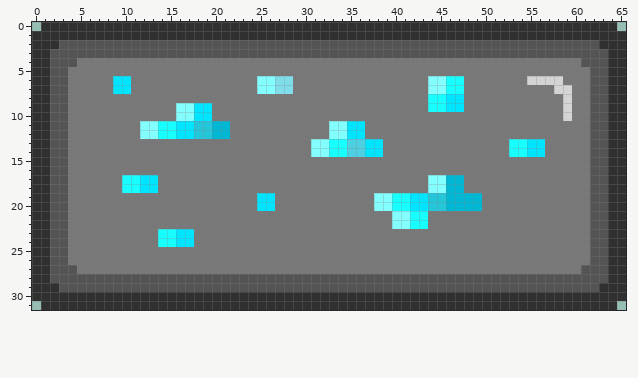
A sprite sheet gets an edit: resources/images/themes/minecraft/blocks/block5.png. The picture above is the old version.
The file is 66x32 pixels. Colours within 5 levels of each other are drawn and written as one.
Now the later version:
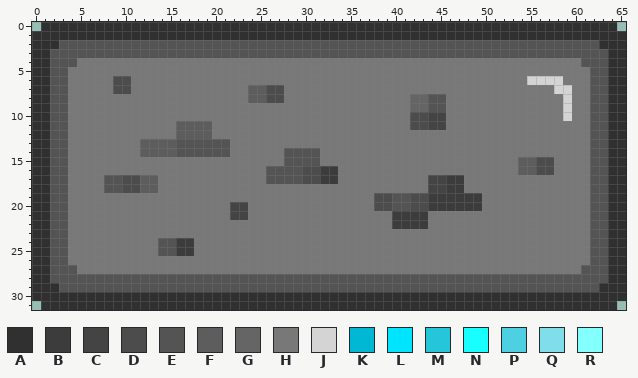
Palette (. is transparent): A #303030  B #3c3c3c  C #444444  D #4c4c4c  E #545454  F #5d5d5d  G #656565  H #787878  J #d4d4d4  K #00b8d4  L #00e5ff  M #26c6da  N #18ffff  P #4dd0e1  Q #80deea  R #84ffff
What changed:
@@ x 0..65 @@
  5 AAEEHHHHHHHHHHHHHHHHHHHHHHHHHHHHHHHHHHHHHHHHHHHHHHHHHHHHHHHHHHEEAA
- 6 AAEEHHHHHLLHHHHHHHHHHHHHHRRQQHHHHHHHHHHHHHHHRRNNHHHHHHHJJJJHHHEEAA
- 7 AAEEHHHHHLLHHHHHHHHHHHHHHRRQQHHHHHHHHHHHHHHHRRNNHHHHHHHHHHJJHHEEAA
- 8 AAEEHHHHHHHHHHHHHHHHHHHHHHHHHHHHHHHHHHHHHHHHNNLLHHHHHHHHHHHJHHEEAA
- 9 AAEEHHHHHHHHHHHHRRLLHHHHHHHHHHHHHHHHHHHHHHHHNNLLHHHHHHHHHHHJHHEEAA
-10 AAEEHHHHHHHHHHHHRRLLHHHHHHHHHHHHHHHHHHHHHHHHHHHHHHHHHHHHHHHJHHEEAA
-11 AAEEHHHHHHHHRRNNLLMMKKHHHHHHHHHHHRRLLHHHHHHHHHHHHHHHHHHHHHHHHHEEAA
-12 AAEEHHHHHHHHRRNNLLMMKKHHHHHHHHHHHRRLLHHHHHHHHHHHHHHHHHHHHHHHHHEEAA
-13 AAEEHHHHHHHHHHHHHHHHHHHHHHHHHHHRRNNPPLLHHHHHHHHHHHHHHNNLLHHHHHEEAA
-14 AAEEHHHHHHHHHHHHHHHHHHHHHHHHHHHRRNNPPLLHHHHHHHHHHHHHHNNLLHHHHHEEAA
-15 AAEEHHHHHHHHHHHHHHHHHHHHHHHHHHHHHHHHHHHHHHHHHHHHHHHHHHHHHHHHHHEEAA
-16 AAEEHHHHHHHHHHHHHHHHHHHHHHHHHHHHHHHHHHHHHHHHHHHHHHHHHHHHHHHHHHEEAA
-17 AAEEHHHHHHNNLLHHHHHHHHHHHHHHHHHHHHHHHHHHHHHHRRKKHHHHHHHHHHHHHHEEAA
-18 AAEEHHHHHHNNLLHHHHHHHHHHHHHHHHHHHHHHHHHHHHHHRRKKHHHHHHHHHHHHHHEEAA
-19 AAEEHHHHHHHHHHHHHHHHHHHHHLLHHHHHHHHHHHRRNNLLMMKKKKHHHHHHHHHHHHEEAA
-20 AAEEHHHHHHHHHHHHHHHHHHHHHLLHHHHHHHHHHHRRNNLLMMKKKKHHHHHHHHHHHHEEAA
-21 AAEEHHHHHHHHHHHHHHHHHHHHHHHHHHHHHHHHHHHHRRNNHHHHHHHHHHHHHHHHHHEEAA
-22 AAEEHHHHHHHHHHHHHHHHHHHHHHHHHHHHHHHHHHHHRRNNHHHHHHHHHHHHHHHHHHEEAA
-23 AAEEHHHHHHHHHHNNLLHHHHHHHHHHHHHHHHHHHHHHHHHHHHHHHHHHHHHHHHHHHHEEAA
-24 AAEEHHHHHHHHHHNNLLHHHHHHHHHHHHHHHHHHHHHHHHHHHHHHHHHHHHHHHHHHHHEEAA
-25 AAEEHHHHHHHHHHHHHHHHHHHHHHHHHHHHHHHHHHHHHHHHHHHHHHHHHHHHHHHHHHEEAA
+ 6 AAEEHHHHHDDHHHHHHHHHHHHHHHHHHHHHHHHHHHHHHHHHHHHHHHHHHHHJJJJHHHEEAA
+ 7 AAEEHHHHHDDHHHHHHHHHHHHHFFDDHHHHHHHHHHHHHHHHHHHHHHHHHHHHHHJJHHEEAA
+ 8 AAEEHHHHHHHHHHHHHHHHHHHHFFDDHHHHHHHHHHHHHHGGEEHHHHHHHHHHHHHJHHEEAA
+ 9 AAEEHHHHHHHHHHHHHHHHHHHHHHHHHHHHHHHHHHHHHHGGEEHHHHHHHHHHHHHJHHEEAA
+10 AAEEHHHHHHHHHHHHHHHHHHHHHHHHHHHHHHHHHHHHHHDDCCHHHHHHHHHHHHHJHHEEAA
+11 AAEEHHHHHHHHHHHHFFFFHHHHHHHHHHHHHHHHHHHHHHDDCCHHHHHHHHHHHHHHHHEEAA
+12 AAEEHHHHHHHHHHHHFFFFHHHHHHHHHHHHHHHHHHHHHHHHHHHHHHHHHHHHHHHHHHEEAA
+13 AAEEHHHHHHHHFFFFEEEEEEHHHHHHHHHHHHHHHHHHHHHHHHHHHHHHHHHHHHHHHHEEAA
+14 AAEEHHHHHHHHFFFFEEEEEEHHHHHHEEEEHHHHHHHHHHHHHHHHHHHHHHHHHHHHHHEEAA
+15 AAEEHHHHHHHHHHHHHHHHHHHHHHHHEEEEHHHHHHHHHHHHHHHHHHHHHHFFDDHHHHEEAA
+16 AAEEHHHHHHHHHHHHHHHHHHHHHHEEEEDDBBHHHHHHHHHHHHHHHHHHHHFFDDHHHHEEAA
+17 AAEEHHHHEEDDFFHHHHHHHHHHHHEEEEDDBBHHHHHHHHHHCCBBHHHHHHHHHHHHHHEEAA
+18 AAEEHHHHEEDDFFHHHHHHHHHHHHHHHHHHHHHHHHHHHHHHCCBBHHHHHHHHHHHHHHEEAA
+19 AAEEHHHHHHHHHHHHHHHHHHHHHHHHHHHHHHHHHHDDEEDDBBBBBBHHHHHHHHHHHHEEAA
+20 AAEEHHHHHHHHHHHHHHHHHHCCHHHHHHHHHHHHHHDDEEDDBBBBBBHHHHHHHHHHHHEEAA
+21 AAEEHHHHHHHHHHHHHHHHHHCCHHHHHHHHHHHHHHHHBBBBHHHHHHHHHHHHHHHHHHEEAA
+22 AAEEHHHHHHHHHHHHHHHHHHHHHHHHHHHHHHHHHHHHBBBBHHHHHHHHHHHHHHHHHHEEAA
+23 AAEEHHHHHHHHHHHHHHHHHHHHHHHHHHHHHHHHHHHHHHHHHHHHHHHHHHHHHHHHHHEEAA
+24 AAEEHHHHHHHHHHEEBBHHHHHHHHHHHHHHHHHHHHHHHHHHHHHHHHHHHHHHHHHHHHEEAA
+25 AAEEHHHHHHHHHHEEBBHHHHHHHHHHHHHHHHHHHHHHHHHHHHHHHHHHHHHHHHHHHHEEAA
 26 AAEEHHHHHHHHHHHHHHHHHHHHHHHHHHHHHHHHHHHHHHHHHHHHHHHHHHHHHHHHHHEEAA
Pixel boxes of the changes (left, top, right, bottom) in both pictures:
changed: (104, 76, 482, 256)
changed: (509, 139, 554, 175)
